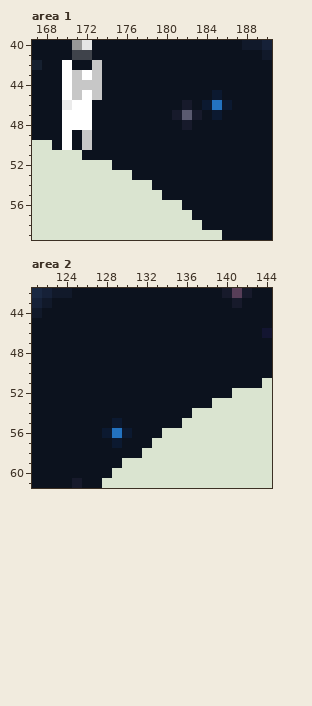
Pixel-art file: concepting/screen1.ase. Above is the file before it was changed.
320x180 pixels, 1 frame. Colours within 5 levels of each other are drawn and written as one. Shown: area 1: x 167..190, y 40..59; area 2: x 121..144, y 42..61. The commit also changed other parts of the picture, which this record leaves out.
The same view after the edit:
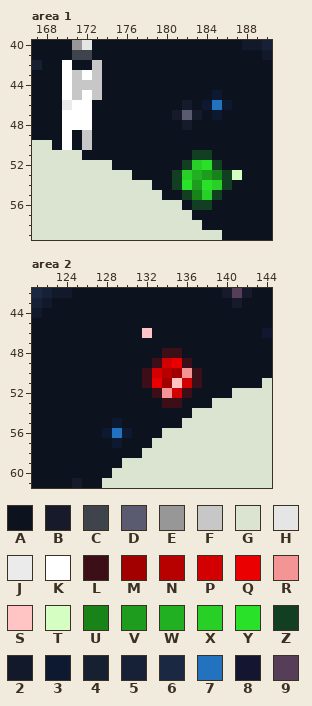
Palette (. is transparent): A #0c121e  B #171a2b  C #3f434b  D #5a5a70  E #979797  F #c7c7c7  G #dae4d0  H #e5e5e5  J #ebebeb  K #ffffff  L #3c0e18  M #a20000  N #b70000  P #d20000  Q #ea0000  R #f49595  S #ffc4c4  T #d5ffc2  U #188318  V #1d9c1d  W #21b021  X #27cf27  Y #2ae12a  Z #123f21  2 #11192a  3 #0c1930  4 #162030  5 #162138  6 #1a2842  7 #2372c0  8 #131531  9 #573e58
Changes in this commit:
layer "Layer 6" added
--- area 1, layer "Layer 6"
@@ x 179..189 @@
 50 AAAAAAAAAAA
-51 AAAAAAAAAAA
-52 AAAAAAAAAAA
-53 AAAAAAAAAAA
-54 AAAAAAAAAAA
-55 GAAAAAAAAAA
-56 GGGAAAAAAAA
+51 AAAAZZAAAAA
+52 AAAZXYZAAAA
+53 AAZXWVUZTAA
+54 AAZYVYXZAAA
+55 GAAZUXZAAAA
+56 GGGAZZAAAAA
 57 GGGGAAAAAAA
--- area 2, layer "Layer 6"
@@ x 130..139 @@
 45 AAAAAAAAAA
-46 AAAAAAAAAA
+46 AASAAAAAAA
 47 AAAAAAAAAA
-48 AAAAAAAAAA
-49 AAAAAAAAAA
-50 AAAAAAAAAA
-51 AAAAAAAAAA
-52 AAAAAAAAAA
-53 AAAAAAAAAG
+48 AAAALLAAAA
+49 AAALPQLAAA
+50 AALPNMRLAA
+51 AALQMSPLAA
+52 AAALRPLAAA
+53 AAAALLAAAG
 54 AAAAAAAGGG
